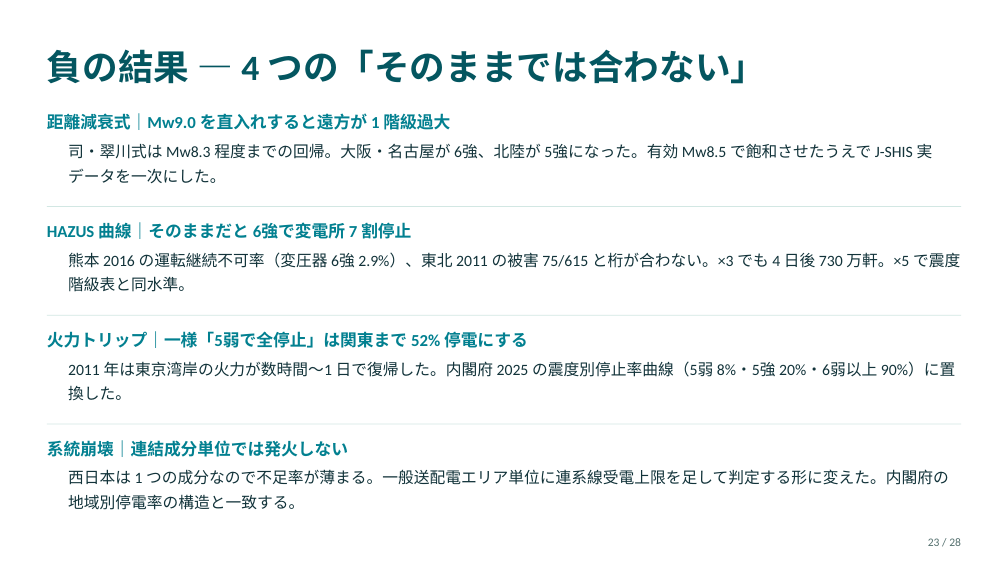
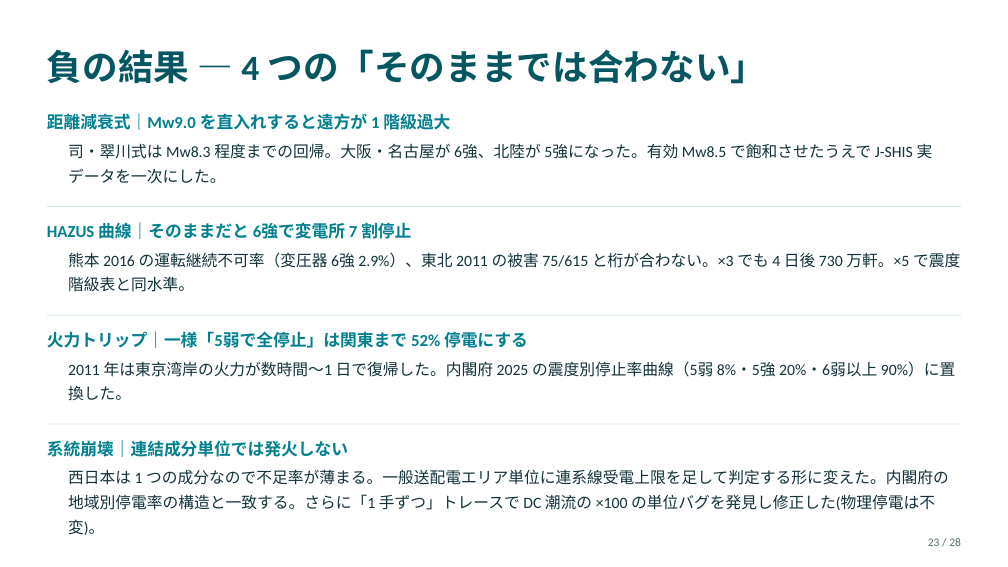
Before and after one commit to lutelute/All-Japan-Grid, a slide deck: slide 23 of docs/slides/nankai/nankai_hazard_v0_2026-09-13.pptx. Drawn at 1008x567 pixels with LibreOffice and Linux fonts; fonts in the diff are those of the drawing. Boxes give left, top, right and bottom in pixels: in the first picture for what was removed or moved away, otherwise in the second. Text is boxed around its words. In the diff, an @@ line names an element or a change of style, - is before the commit and + after.

```diff
--- a/docs/slides/nankai/nankai_hazard_v0_2026-09-13.pptx
+++ b/docs/slides/nankai/nankai_hazard_v0_2026-09-13.pptx
@@ text at <box>68,469,949,535</box>: text changed @@
-西日本は 1 つの成分なので不足率が薄まる。一般送配電エリア単位に連系線受電上限を足して判定する形に変えた。内閣府の地域別停電率の構造と一致する。
+西日本は 1 つの成分なので不足率が薄まる。一般送配電エリア単位に連系線受電上限を足して判定する形に変えた。内閣府の地域別停電率の構造と一致する。さらに「1 手ずつ」トレースで DC 潮流の ×100 の単位バグを発見し修正した(物理停電は不変)。
```
Also in this commit, not shown: 5 other slides changed, 53 other files.
